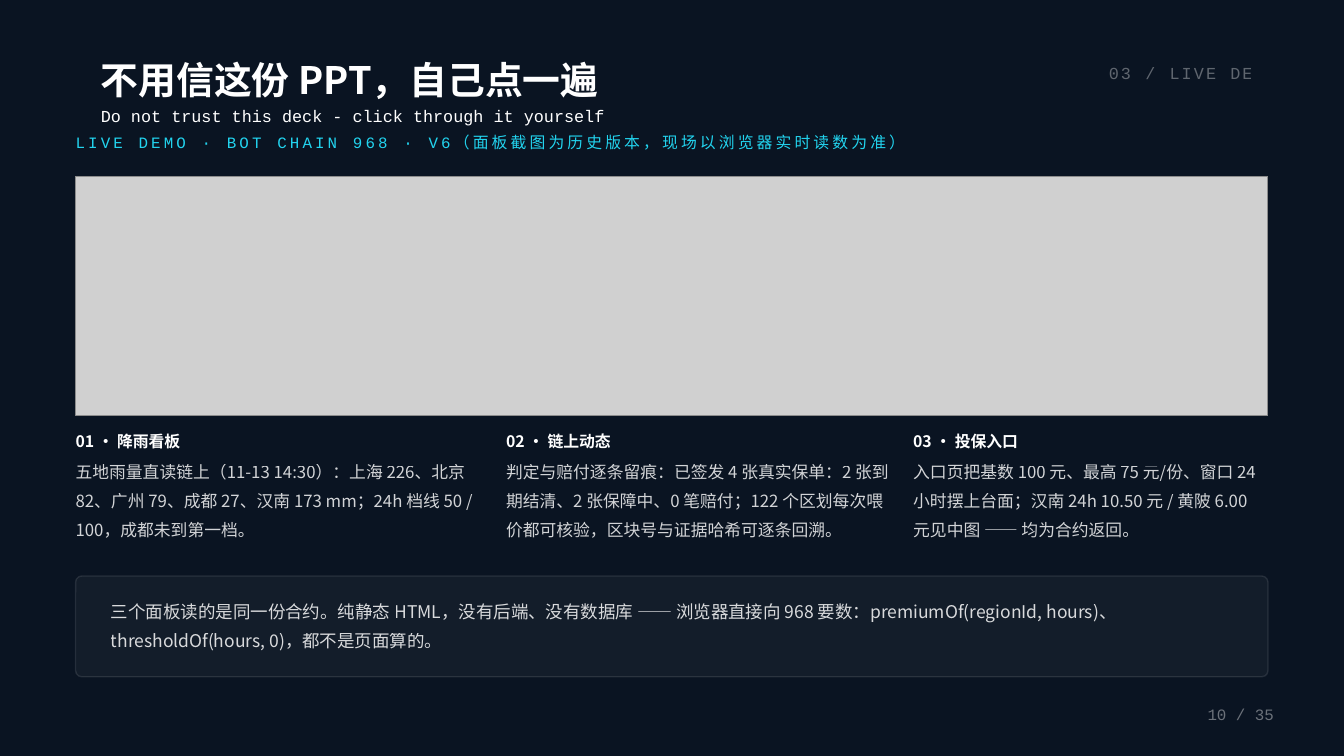
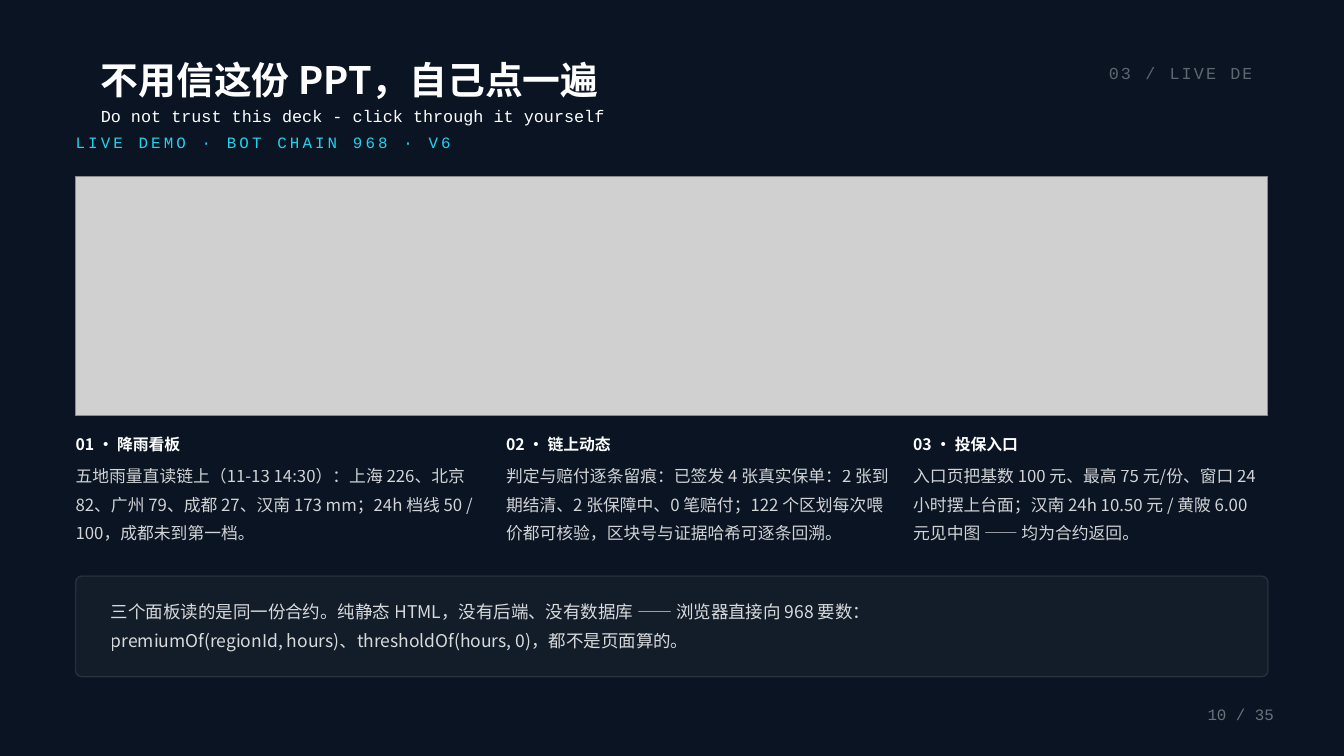
Before and after one commit to BruceLeezh/rainproof-pro, a slide deck: slide 9 of 01-参赛材料/交付物/PPT/雨证-路演PPT-答辩版-2026-11-14.pptx (slide 10 before the commit). Drawn at 1344x756 pixels with LibreOffice and Linux fonts; fonts in the diff are those of the drawing; grey boxes stand for pictures. Boxes give left, top, right and bottom in pixels: in the first picture for what was removed or moved away, otherwise in the second. Text is boxed around its words. In the diff, an @@ line names an element or a change of style, - is before the commit and + after.

```diff
--- a/01-参赛材料/交付物/PPT/雨证-路演PPT-答辩版-2026-11-14.pptx
+++ b/01-参赛材料/交付物/PPT/雨证-路演PPT-答辩版-2026-11-14.pptx
@@ text at box(76, 137, 451, 148): text changed @@
-LIVE DEMO · BOT CHAIN 968 · V6（面板截图为历史版本，现场以浏览器实时读数为准）
+LIVE DEMO · BOT CHAIN 968 · V6
@@ 4 texts: place and size @@
-4 texts at box(76, 431, 1256, 538)
+4 texts at box(76, 435, 1256, 541)
@@ text at box(111, 603, 870, 652): text changed @@
-三个面板读的是同一份合约。纯静态 HTML，没有后端、没有数据库 —— 浏览器直接向 968 要数：premiumOf(regionId, hours)、thresholdOf(hours, 0)，都不是页面算的。
+三个面板读的是同一份合约。纯静态 HTML，没有后端、没有数据库 —— 浏览器直接向 968 要数：
+premiumOf(regionId, hours)、thresholdOf(hours, 0)，都不是页面算的。
```
Also in this commit, not shown: 14 other slides changed, 15 slides removed, 2 other files.
